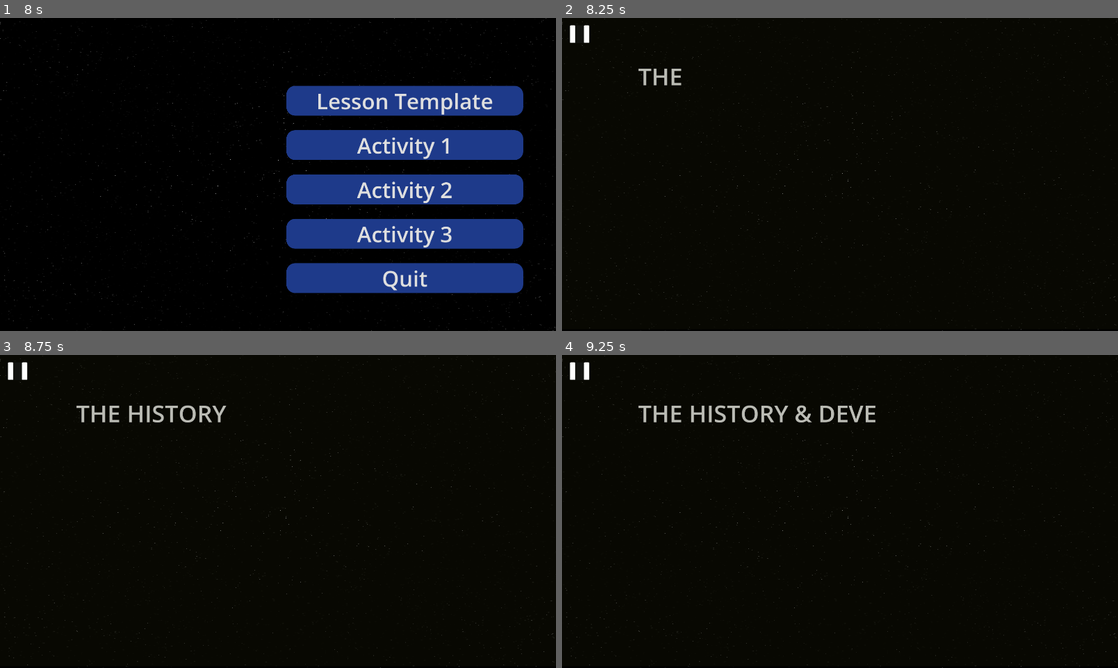
Above: before the commit, frames 1-4 (two rows, left to right).
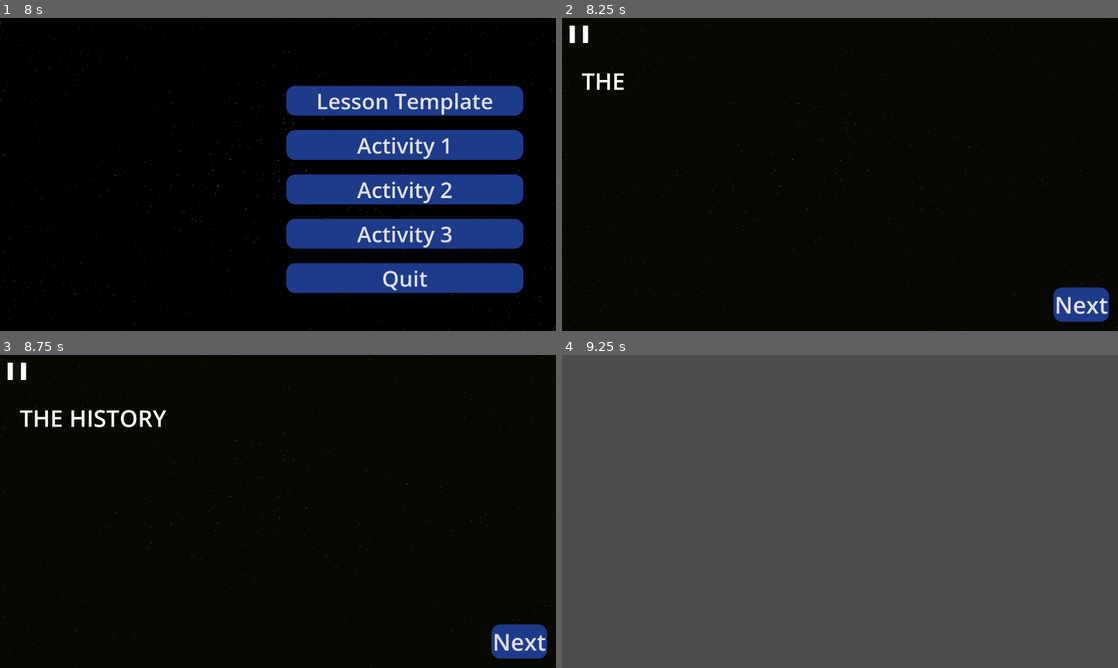
Above: after the commit, the same moments.

Repository: mrl-barua/ForensiScan
Game: Godot game, scene res://src/scenes/Splash/EngineSplash.tscn
Same seed, same stepped clock (60 frames per second), same inputs: the game is played once before the commit and once after it.
Inputs (mouse positions are in pixels of both pictures, inside the frame that each line leads up to):
- Up to frame 1 (8 s): tap Enter (ui_accept) at 0.5, 0.77, 2, 3.77, 4.25, 5.75, 6.5, 6.77 s; move the mouse to (400, 158) at 0.52 s; click (400, 158) at 0.67 s; drag from (166, 190) to (250, 237) at 1.27 s; move the mouse to (333, 105) at 2.02 s; click (333, 105) at 2.17 s; drag from (250, 237) to (111, 127) at 2.77 s; move the mouse to (444, 221) at 3.52 s; click (444, 221) at 3.67 s; drag from (111, 127) to (194, 96) at 4.27 s; move the mouse to (305, 174) at 5.02 s; click (305, 174) at 5.17 s; drag from (194, 96) to (166, 190) at 5.77 s; move the mouse to (400, 158) at 6.52 s; click (400, 158) at 6.67 s; drag from (166, 190) to (250, 237) at 7.27 s
- Up to frame 2 (8.25 s): click "Lesson Template" at 8 s
- Up to frame 3 (8.75 s): no input
- Up to frame 4 (9.25 s): click (1079, 642) at 8.75 s, where only the run after the commit has a clickable "Next"

Frame 1 is identical in both runs. In frame 2, 1.8% of the frame differs, in the area x 1-100%, y 0-100%; in frame 3, 2.5%; in frame 4, 100%, in the area x 0-100%, y 0-100%.
Error in both runs: Invalid assignment of property or key 'text' with value of type 'String' on a base object of type 'null instance'. (res://src/scripts/Services/LicenseVerifier.…

Commit message:
refactor: update Prelim 1.1 and 1.2 scenes for improved structure and visibility management

Diff:
--- a/src/scenes/Lesson/Prelim/Prelim_1.1.tscn
+++ b/src/scenes/Lesson/Prelim/Prelim_1.1.tscn
@@ -1,12 +1,11 @@
-[gd_scene load_steps=5 format=3 uid="uid://5tp5n57e3ewq"]
+[gd_scene load_steps=5 format=3 uid="uid://bccecwaljrgqk"]
 
 [ext_resource type="Script" path="res://src/scripts/Lesson/Prelim/Prelim_1.1.gd" id="1_vfybb"]
 [ext_resource type="Texture2D" uid="uid://byio0luq7uppw" path="res://assets/images/Background/StarField.png" id="2_q0f44"]
 [ext_resource type="PackedScene" uid="uid://r7v4w30c0k7l" path="res://src/scenes/Components/Pause.tscn" id="3_pkx0x"]
 [ext_resource type="StyleBox" uid="uid://c3wm6txdis2nx" path="res://src/styles/button_style.tres" id="4_t82tx"]
 
-[node name="Prelim_1_1" type="Node2D"]
-scale = Vector2(1.02364, 1)
+[node name="Prelim1_1" type="Node2D"]
 script = ExtResource("1_vfybb")
 
 [node name="StarField" type="Sprite2D" parent="."]
@@ -15,20 +14,22 @@
 texture = ExtResource("2_q0f44")
 metadata/_edit_lock_ = true
 
-[node name="Label" type="RichTextLabel" parent="."]
-offset_left = 256.999
-offset_top = 145.998
-offset_right = 1734.0
-offset_bottom = 263.998
+[node name="Pause" parent="." instance=ExtResource("3_pkx0x")]
+
+[node name="VBoxContainer" type="VBoxContainer" parent="."]
+offset_left = 68.0
+offset_top = 162.0
+offset_right = 1868.0
+offset_bottom = 1019.0
+theme_override_constants/separation = 30
+
+[node name="Header" type="RichTextLabel" parent="VBoxContainer"]
+layout_mode = 2
 theme_override_font_sizes/normal_font_size = 80
 text = "Rich Text"
 fit_content = true
 
-[node name="Pause" parent="." instance=ExtResource("3_pkx0x")]
-scale = Vector2(1.02114, 0.994476)
-
 [node name="NextButton" type="Button" parent="."]
-visible = false
 offset_left = 1697.0
 offset_top = 930.0
 offset_right = 1889.0
--- a/src/scenes/Lesson/Prelim/Prelim_1.2.tscn
+++ b/src/scenes/Lesson/Prelim/Prelim_1.2.tscn
@@ -9,14 +9,17 @@
 script = ExtResource("1_pq7yu")
 
 [node name="StarField" type="Sprite2D" parent="."]
+visible = false
 position = Vector2(963.999, 541.998)
 scale = Vector2(1.88281, 1.05859)
 texture = ExtResource("2_q0f44")
 metadata/_edit_lock_ = true
 
 [node name="Pause" parent="." instance=ExtResource("3_pkx0x")]
+visible = false
 
 [node name="VBoxContainer" type="VBoxContainer" parent="."]
+visible = false
 offset_left = 68.0
 offset_top = 162.0
 offset_right = 1868.0
--- a/src/scripts/Lesson/Prelim/Prelim_1.1.gd
+++ b/src/scripts/Lesson/Prelim/Prelim_1.1.gd
@@ -1,7 +1,7 @@
 extends Node2D
 
-@export var lesson_1_text: String = "THE HISTORY & DEVELOPMENT OF FINGERPRINT"
-@onready var label: RichTextLabel = $Label
+@export var header_text: String = "THE HISTORY & DEVELOPMENT OF FINGERPRINT"
+@onready var header: RichTextLabel = $VBoxContainer/Header
 @onready var next_button: Button = $NextButton
 var typewriter: Typewriter
 
@@ -10,7 +10,7 @@
 	add_child(typewriter)
 
 	typewriter.connect("typing_finished", Callable(self, "_on_typing_done"))
-	typewriter.start_typing(label, lesson_1_text)
+	typewriter.start_typing(header, header_text)
 
 func _on_typing_done():
 	print("Typing finished!")
